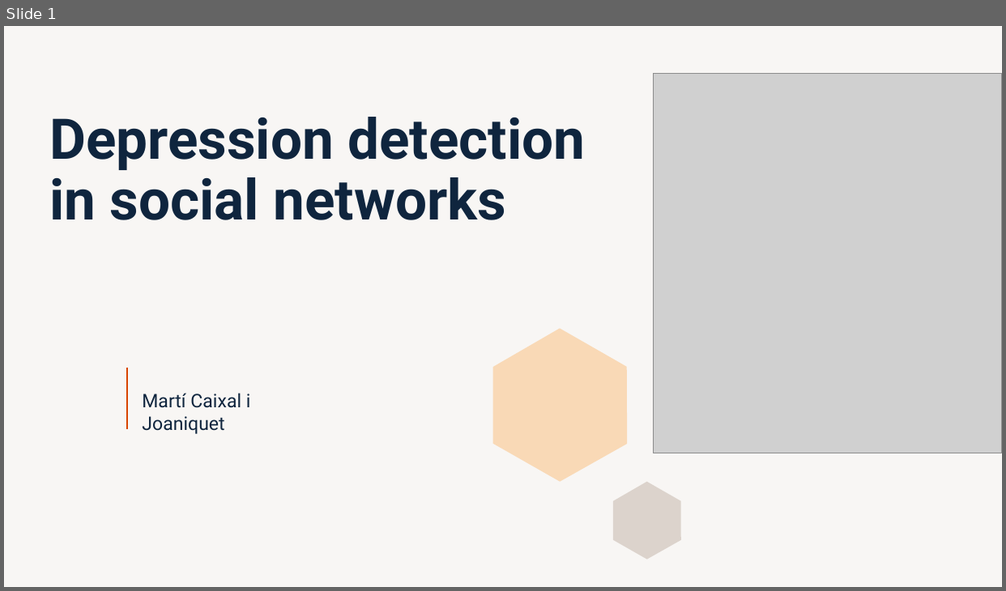
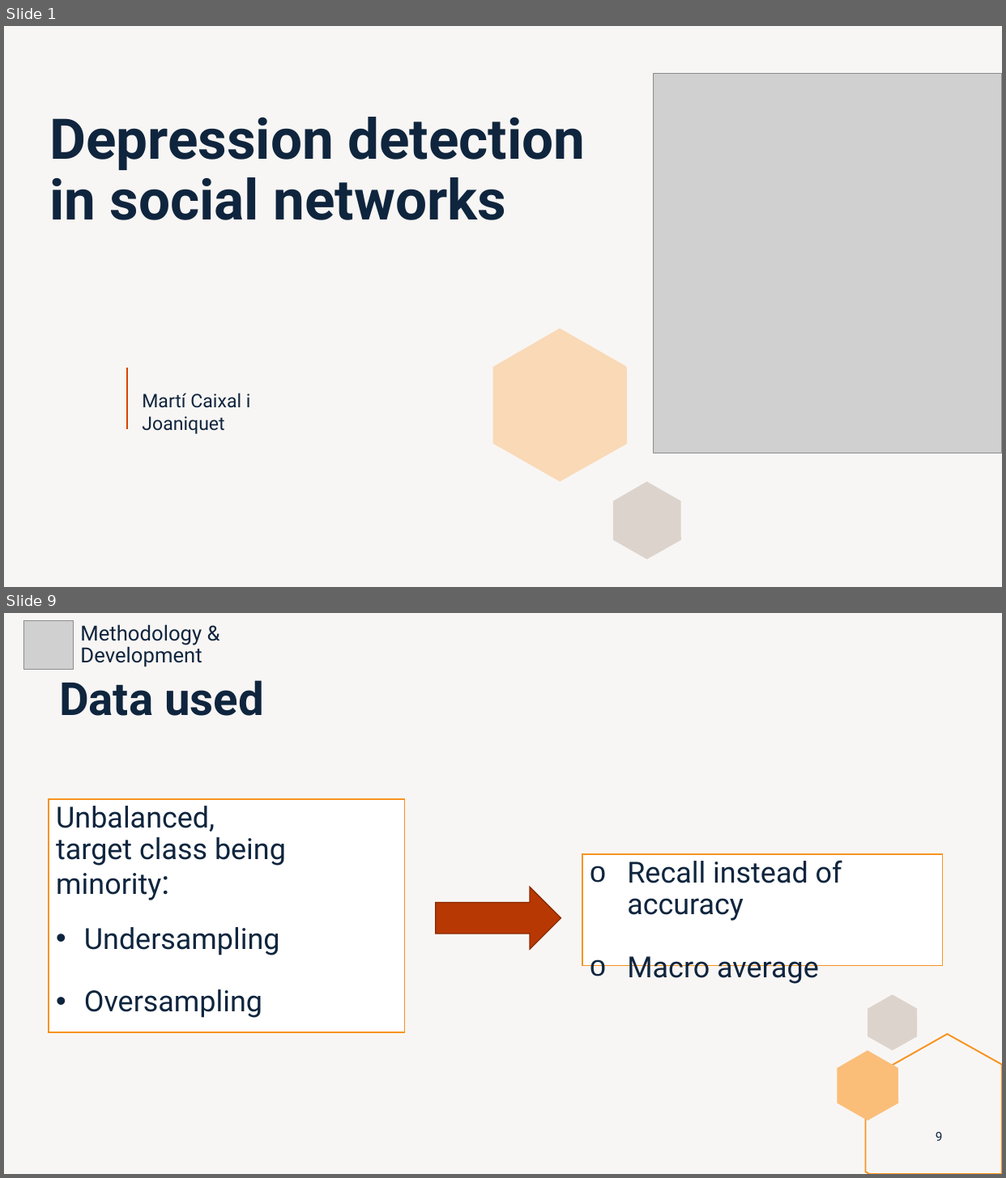
Before and after one commit to marti1999/TFG, a slide deck: informes/entrega final/presentation.pptx. Shown one above the other, each under a label of ours: slide 1 before the commit, slides 1 and 9 after it; the slides between them are not shown. The pictures are 1006x591 and 1006x1178 pixels, drawn with LibreOffice and Linux fonts; fonts in the diff are those of the drawing; grey boxes stand for pictures. Boxes give left, top, right and bottom in pixels: in the first picture for what was removed or moved away, otherwise in the second. Text is boxed around its words. In the diff, an @@ line names an element or a change of style, - is before the commit and + after.

```diff
--- a/informes/entrega final/presentation.pptx
+++ b/informes/entrega final/presentation.pptx
@@ slide 9 added at [4, 613, 1002, 1174], background #DCD3CC at 20% opacity @@
@@ picture added at [24, 620, 73, 670] @@
@@ text added at [80, 624, 202, 667], 20 pt, text #0F253E @@
+Methodology & Development
@@ title added at [59, 680, 264, 716], 44 pt, text #0F253E, bold @@
+Data used
@@ rectangle added at [49, 799, 405, 1033], fill #FFFFFF, outline #F79320 1 pt, 28 pt, text #0F253E @@
+Unbalanced,
+target class being minority:
+• Undersampling
+• Oversampling
@@ rectangle added at [582, 855, 943, 966], fill #FFFFFF, outline #F79320 1 pt, 28 pt, text #0F253E @@
+o Recall instead of accuracy
+o Macro average
@@ right arrow added at [436, 887, 561, 949], fill #B83803, outline #882902 1 pt @@
@@ freeform shape added at [868, 995, 918, 1051], fill #DCD3CC @@
@@ freeform shape added at [866, 1034, 1002, 1174], outline #F79320 1.5 pt @@
@@ freeform shape added at [837, 1051, 898, 1122], fill #FABE79 @@
@@ page number added at [936, 1132, 943, 1141], 12 pt, text #0F253E @@
+9
```
Also in this commit, not shown: 14 slides changed, 10 other slides added, 11 slides removed, 1 other file.
